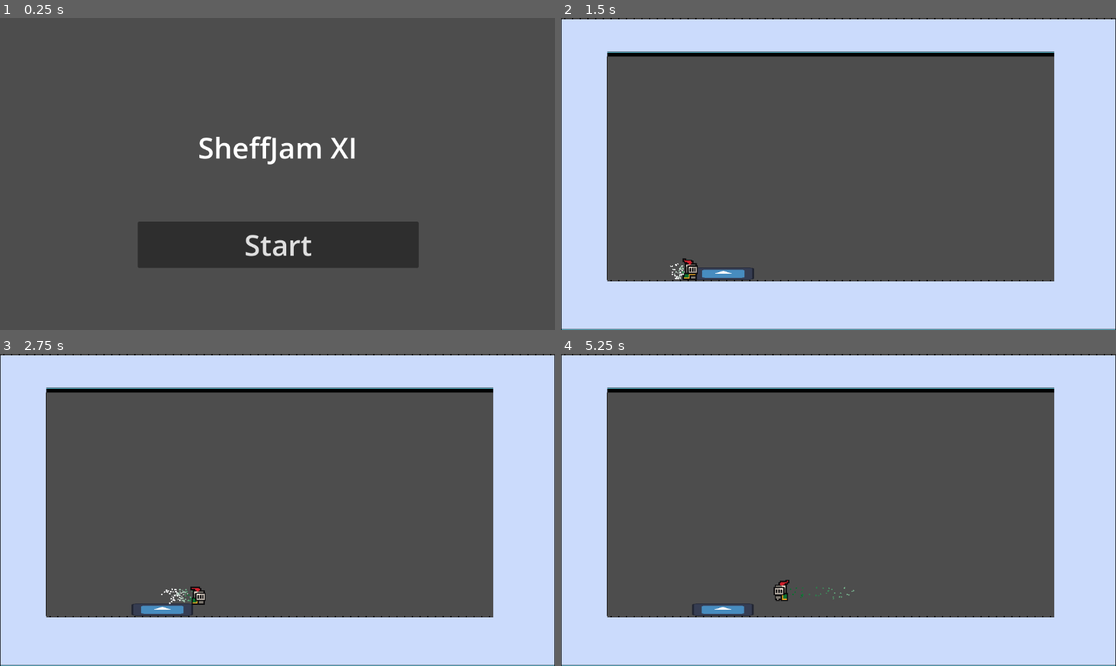
Above: before the commit, frames 1-4 (two rows, left to right).
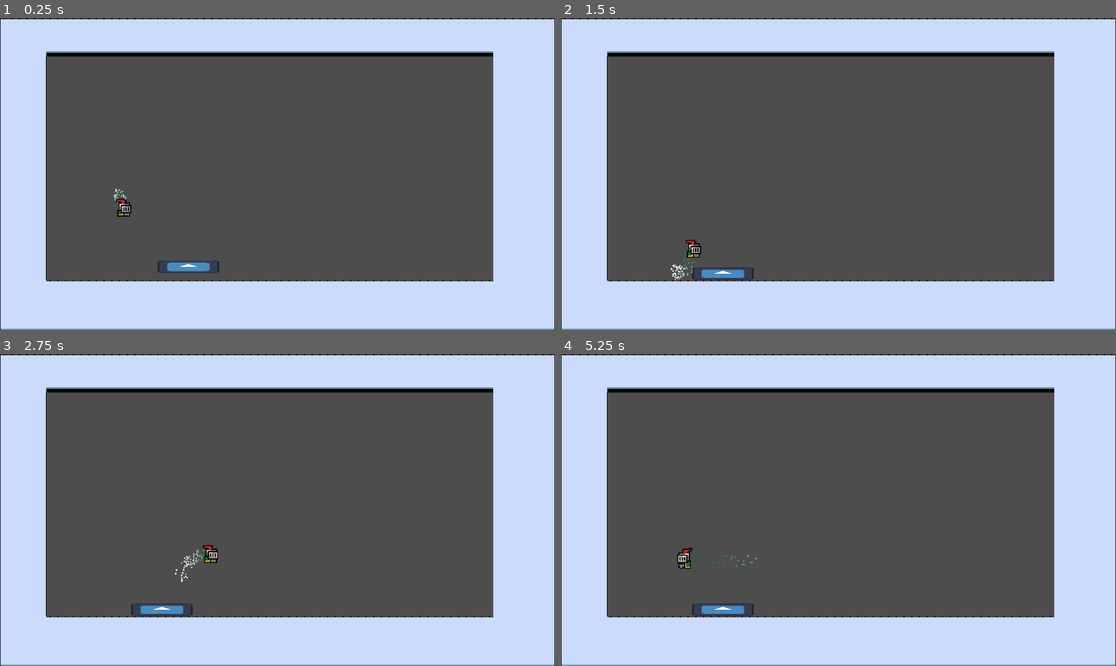
Above: after the commit, the same moments.

Repository: PjotrNik/shefjam
Game: Godot game, scene res://phase_1_map.tscn
Two runs of this game, one before a commit and one after it. Both use one fixed random seed, a clock stepped at 60 frames per second and the inputs below. Before the commit the project starts from res://scenes/start_page.tscn. The engine's default icon, where the game draws it, is replaced by a stand-in: a white triangle on a blue panel in a dark square.
Inputs (mouse positions are in pixels of both pictures, inside the frame that each line leads up to):
- Up to frame 1 (0.25 s): no input
- Up to frame 2 (1.5 s): click (838, 245) at 0.5 s, where only the run before the commit has a clickable "Start"; hold D (move_right) from 1.28 s (still down); tap W (jump, bound only after the commit) at 1.35 s
- Up to frame 3 (2.75 s): keep holding D (move_right); tap W (jump, bound only after the commit) at 1.52, 1.82, 2.27, 2.3, 2.57 s; tap S (jump, bound only before the commit) at 1.55, 2.1 s
- Up to frame 4 (5.25 s): release D (move_right) at 2.78 s; hold A (move_left) 2.78-3.53 s; tap Space (dash) at 2.85, 5.1 s; tap S (jump, bound only before the commit) at 3.05, 4.35 s; hold D (move_right) 3.53-5.03 s; tap W (jump, bound only after the commit) at 3.6, 3.77, 4.07, 4.52, 4.82 s; hold A (move_left) from 5.03 s (still down)

The runs differ from the first frame. In frame 1, 50% of the frame differs, in the area x 0-100%, y 0-100%; in frame 2, 0.4%; in frame 3, 0.4%; in frame 4, 0.4%.
Error in both runs: Attempt to call function 'start' in base 'null instance' on a null instance. (res://scripts/Boss_Slash.gd:9)

Commit message:
Change control scheme

Diff:
--- a/project.godot
+++ b/project.godot
@@ -11,7 +11,7 @@
 [application]
 
 config/name="shefjam"
-run/main_scene="uid://b8vg5qwpmo23n"
+run/main_scene="uid://ccijxglnqfs7n"
 config/features=PackedStringArray("4.4", "Forward Plus")
 config/icon="res://icon.svg"
 
@@ -30,11 +30,6 @@
 "events": [Object(InputEventKey,"resource_local_to_scene":false,"resource_name":"","device":-1,"window_id":0,"alt_press …(191 unchanged characters)…
 ]
 }
-jump={
-"deadzone": 0.2,
-"events": [Object(InputEventKey,"resource_local_to_scene":false,"resource_name":"","device":-1,"window_id":0,"alt_pressed":false,"shift_pressed":false,"ctrl_pressed":false,"meta_pressed":false,"pressed":false,"keycode":0,"physical_keycode":83,"key_label":0,"unicode":115,"location":0,"echo":false,"script":null)
-]
-}
 move_left={
 "deadzone": 0.2,
 "events": [Object(InputEventKey,"resource_local_to_scene":false,"resource_name":"","device":-1,"window_id":0,"alt_press …(191 unchanged characters)…
@@ -45,6 +40,11 @@
 "events": [Object(InputEventKey,"resource_local_to_scene":false,"resource_name":"","device":-1,"window_id":0,"alt_press …(192 unchanged characters)…
 ]
 }
+jump={
+"deadzone": 0.2,
+"events": [Object(InputEventKey,"resource_local_to_scene":false,"resource_name":"","device":-1,"window_id":0,"alt_pressed":false,"shift_pressed":false,"ctrl_pressed":false,"meta_pressed":false,"pressed":false,"keycode":0,"physical_keycode":87,"key_label":0,"unicode":119,"location":0,"echo":false,"script":null)
+]
+}
 
 [rendering]
 
Not shown: 1 places in phase_1_map.tscn that only renumber resources
